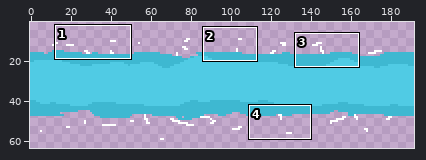
One commit to this pixel-art file: Assets/Sprites/electric-bridge.aseprite. Above: a wide view before the commit, with the close-up outlined.
Close-up. The starting point:
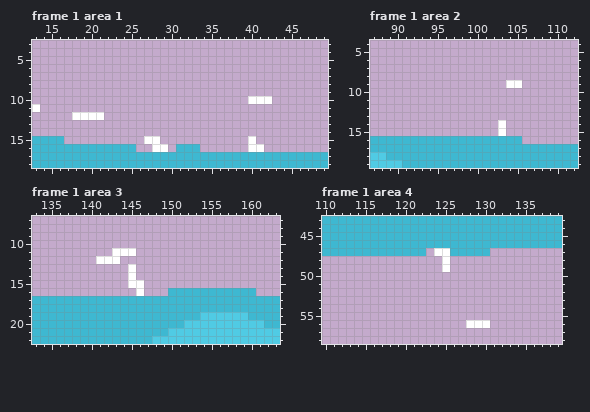
192x64 pixels, 2 frames. Shown: frame 1 area 1: x 13..49, y 3..18; frame 1 area 2: x 87..112, y 4..19; frame 1 area 3: x 133..163, y 7..22; frame 1 area 4: x 110..139, y 43..58. The wide view leaves out empty margins. The commit also changed other frames or places, which this record leaves out.
The result:
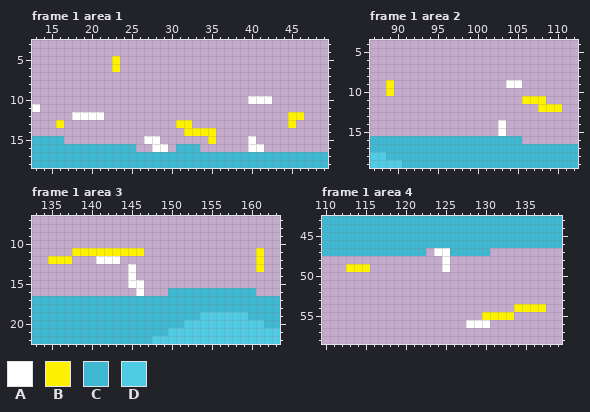
Palette (. is transparent): A #ffffff  B #fff200  C #3eb8d1  D #50cbe4
From old to new:
layer "Layer 4" added
Changed rows in their new state; - is an unchanged pixel.
Frame 1 area 1, layer "Layer 4":
first column x 23:
 5 B
 6 B
first column x 16:
12 -----------------------------BB
13 B--------------BB------------B-
14 ----------------BBBB-----------
15 -------------------B-----------
Frame 1 area 2, layer "Layer 4":
first column x 89:
 9 B---------------------
10 B---------------------
11 -----------------BBB--
12 -------------------BBB
Frame 1 area 3, layer "Layer 4":
first column x 135:
11 ---BBBBBBBBB--------------B
12 BBB-----------------------B
13 --------------------------B
Frame 1 area 4, layer "Layer 4":
first column x 113:
49 BBB
first column x 130:
54 ----BBBB
55 BBBB----
